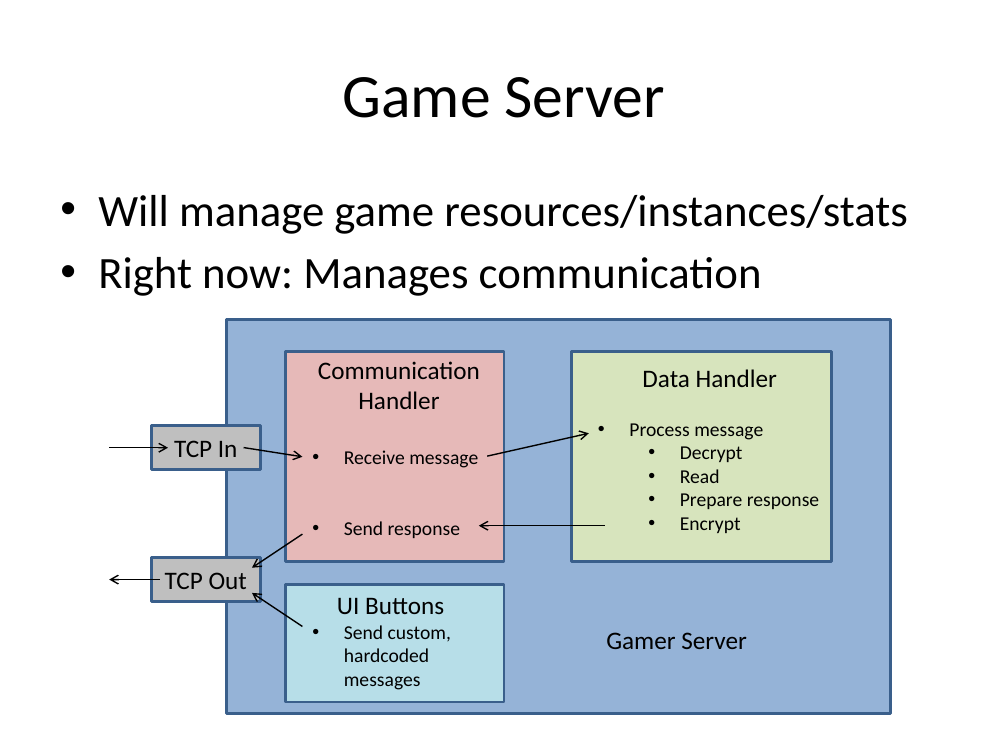
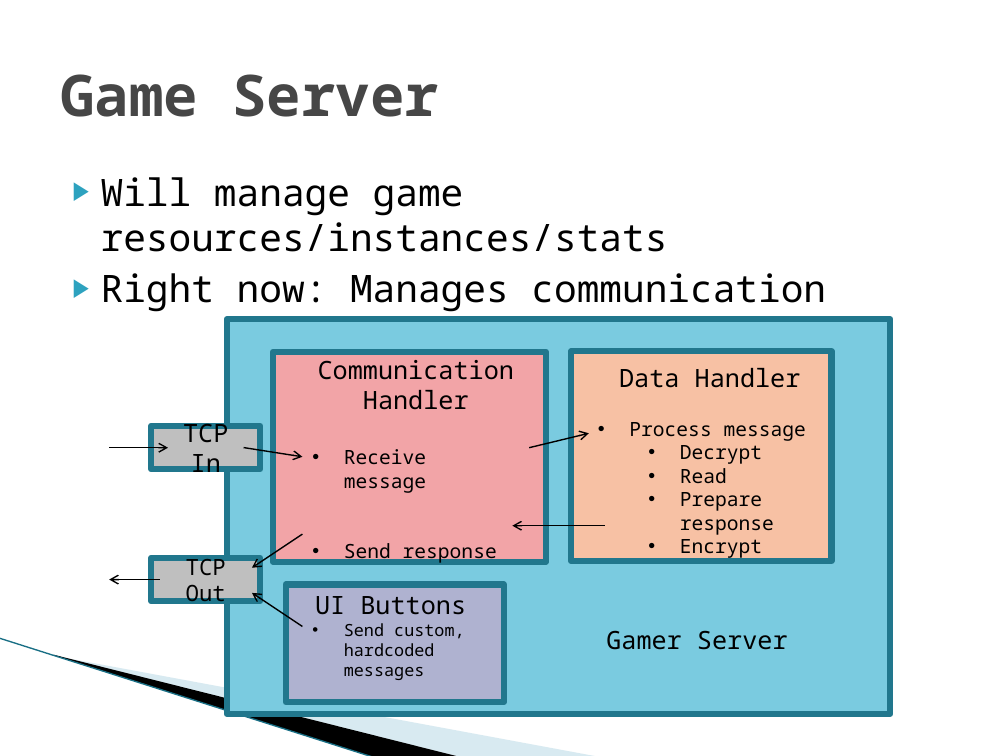
Before and after one commit to SDSMT-CSC/STBMF, a slide deck: slide 17 of docs/srDesign_ClientPresentation2.pptx (slide 13 before the commit). Drawn at 1008x756 pixels with LibreOffice and Linux fonts; fonts in the diff are those of the drawing; background and template pictures are left out. Boxes give left, top, right and bottom in pixels: in the first picture for what was removed or moved away, otherwise in the second. Text is boxed around its words. In the diff, an @@ line names an element or a change of style, - is before the commit and + after.

Commit message:
Updated slides to final format

```diff
--- a/docs/srDesign_ClientPresentation2.pptx
+++ b/docs/srDesign_ClientPresentation2.pptx
@@ title "Game Server" at [60, 74, 439, 117]: size 44 to 41 pt, font Calibri to Noto Sans Mono, text colour #000000 to #464646, bold on; alignment centre to left @@
@@ text "Will manage game resources/instances/stats": place and size @@
-text "Will manage game resources/instances/stats" at [98, 195, 908, 296]
+text "Will manage game resources/instances/stats" at [101, 177, 826, 312]
@@ text "Will manage game resources/instances/stats" at [101, 177, 826, 312]: size 32 to 27 pt, font Calibri to Noto Sans Mono; bullet • to ▶; less space between paragraphs @@
@@ rectangle at [227, 320, 890, 715]: fill #95B3D7 to #7ACBE0; outline #3A5F8C 2 pt to #21788D 4.33 pt @@
@@ rectangle: place and size @@
-rectangle at [285, 352, 504, 561]
+rectangle at [273, 352, 546, 561]
@@ rectangle at [273, 352, 546, 561]: fill #E6B9B8 to #F2A4A7; outline #3A5F8C 2 pt to #21788D 4.33 pt @@
@@ font Calibri to Noto Sans Mono in 3 elements at [619, 368, 806, 560], [606, 630, 788, 650], [318, 360, 515, 565] @@
@@ rectangle at [572, 351, 832, 560]: fill #D7E4BD to #F7C1A4; outline #3A5F8C 2 pt to #21788D 4.33 pt @@
@@ rectangle "TCP In" at [151, 425, 260, 469]: font Calibri to Noto Sans Mono; outline #3A5F8C 2 pt to #21788D 4.33 pt @@
@@ arrow moved from (487, 457) - (589, 433) to (529, 448) - (589, 433) @@
@@ arrow moved from (605, 526) - (479, 526) to (605, 526) - (512, 526) @@
@@ rectangle "TCP Out" at [151, 557, 260, 601]: size 18 to 16 pt, font Calibri to Noto Sans Mono; outline #3A5F8C 2 pt to #21788D 4.33 pt @@
@@ rectangle at [285, 585, 504, 703]: fill #B7DEE8 to #AFB2D0; outline #3A5F8C 2 pt to #21788D 4.33 pt @@
@@ text "UI Buttons" at [315, 596, 466, 680]: font Calibri to Noto Sans Mono; size 14 to 12 pt in "Send custom, hardcoded messages" @@
@@ line added from (0, 638) to (374, 756), #97C5D8 0.95 pt @@
@@ freeform shape added at [53, 654, 461, 756], fill #000000 @@
@@ freeform shape added at [55, 655, 600, 756], fill #A0CBDC at 40% opacity @@
```
Also in this commit, not shown: 14 other slides changed, 5 slides added, 1 slide removed.
